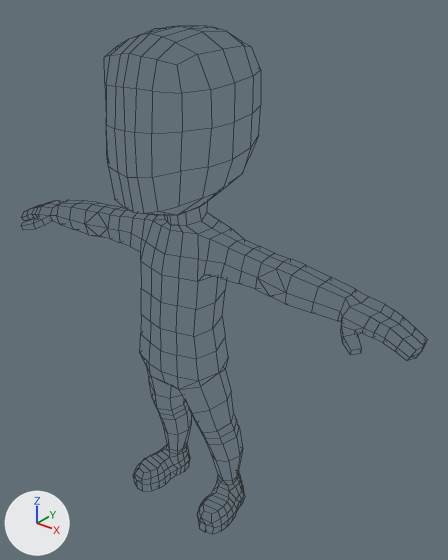
The Blender file GMTK2025/Content/Assets/BlenderASSets/Character/char.blend, before and after one commit.
The view is the same before and after, from a 50 mm camera at (2.78, -3.04, 3.75) aimed at (0.17, 0.22, 1.73). Arrows for +X, +Y and +Z are at lower left; the lights stay in place. Mesh edges are drawn as thin lines. The same objects are shown in both versions, whatever each file hides.

Objects in the first picture: 'characterMedium'.
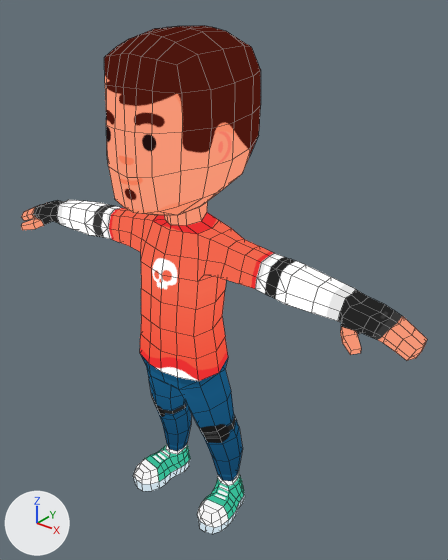
What differs and where, as boxes [x1, y1, x2, y2] in the pictures (448 x 560 px):
```json
{"object": "characterMedium", "change": "recoloured", "before": [21, 26, 427, 534], "after": [21, 26, 427, 534], "on screen": "blue to red"}
```

Scene script edits in JSON lines:
```json
{"op": "add", "block": "img_skatermalea_png", "code": ["img_skatermalea_png = load_image('skaterMaleA.png', 'skaterMaleA.png', 1024, 1024, 'sRGB')"]}
{"op": "add", "block": "mat_guy2", "code": ["mat_guy2 = bpy.data.materials.new('guy2')", "mat_guy2.use_nodes = True; mat_guy2.node_tree.nodes.clear()", "_N = mat_guy2.node_tree.nodes; _L = mat_guy2.node_tree.links", "n0 = _N.new('ShaderNodeOutputMaterial'); n0.name = 'Material Output'", "n1 = _N.new('ShaderNodeTexImage'); n1.name = 'Image Texture'", "n1.image = img_skatermalea_png", "_L.new(n1.outputs[0], n0.inputs[0])  # 'Color' to 'Surface'"]}
{"block": "me_charactermedium_001", "where": "me_charactermedium_001.from_pydata(...)  # 804 vertices, 826 faces; spans x -1.81..1.81, y -0.51..0.53, z 0.0..3.77"}
{"op": "remove", "block": "me_charactermedium_001", "code": "me_charactermedium_001.materials.append(mat_skin_001)  # white #e7e7e7"}
{"op": "add", "block": "me_charactermedium_001", "code": "me_charactermedium_001.materials.append(mat_guy2)"}
```
